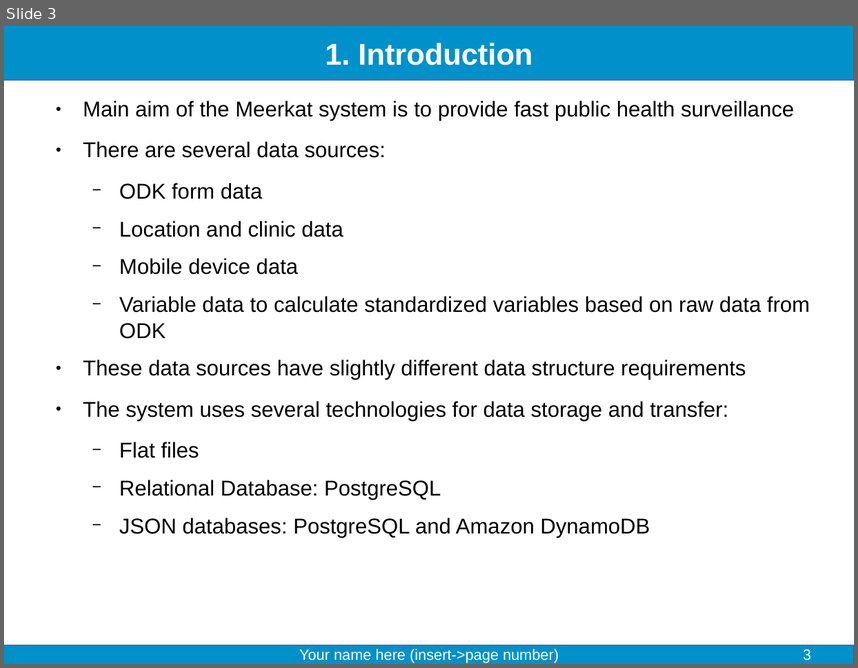
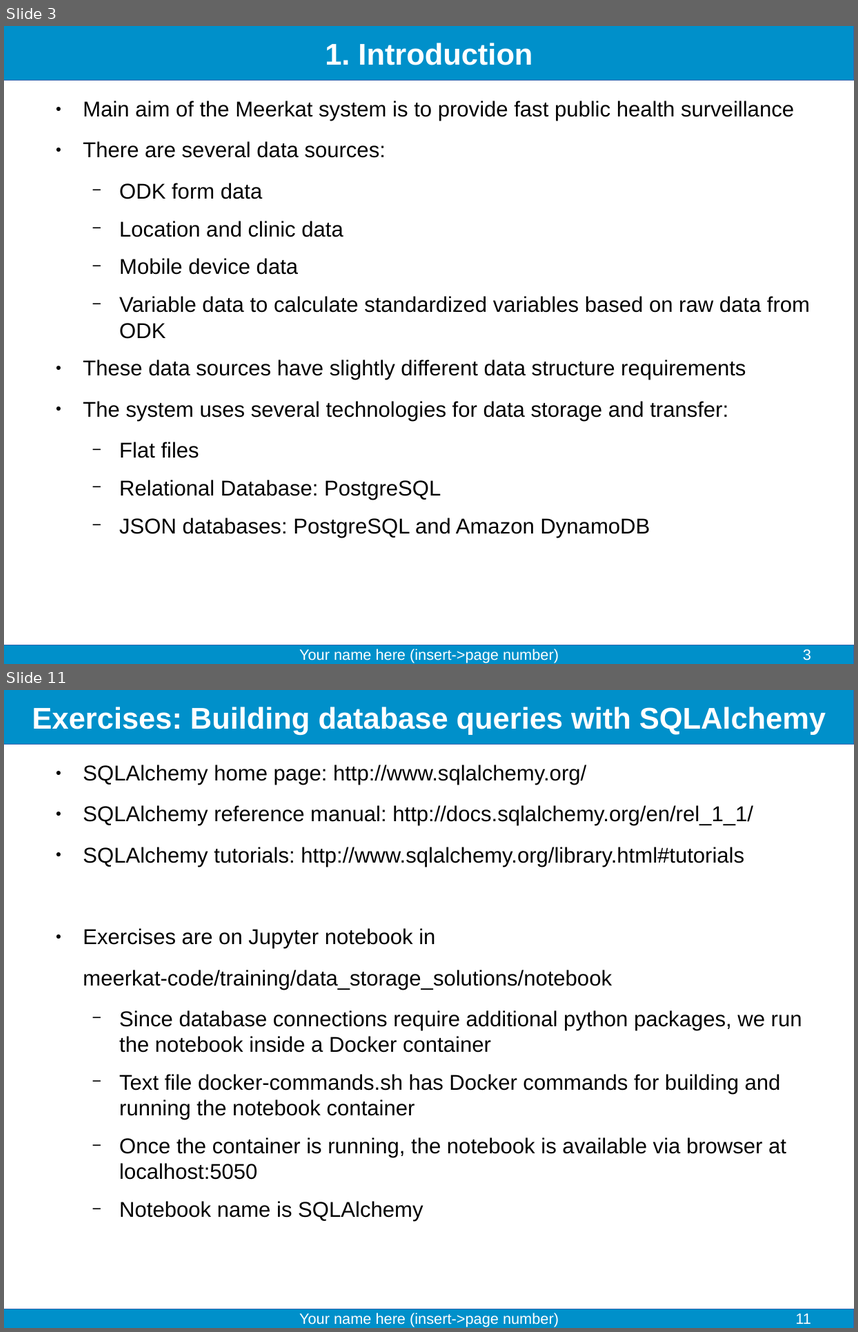
Before and after one commit to fjelltopp/training, a slide deck: data_storage_solutions/Data storage solutions.odp. Shown one above the other, each under a label of ours: slide 3 before the commit, slides 3 and 11 after it; the slides between them are not shown. The pictures are 858x668 and 858x1332 pixels, drawn with LibreOffice and Linux fonts; fonts in the diff are those of the drawing. Boxes give left, top, right and bottom in pixels: in the first picture for what was removed or moved away, otherwise in the second. Text is boxed around its words. In the diff, an @@ line names an element or a change of style, - is before the commit and + after.

Commit message:
Add data storage solutions exercises and system exercises

```diff
--- a/data_storage_solutions/Data storage solutions.odp
+++ b/data_storage_solutions/Data storage solutions.odp
@@ slide 11 added at (4, 690, 854, 1328), background #FFFFFF; not listed: 2 template elements that a slide beside it also shows @@
@@ title added at (32, 707, 826, 735), 28 pt, text #FFFFFF, bold @@
+Exercises: Building database queries with SQLAlchemy
@@ text added at (83, 765, 802, 1179), 20 pt, text #000000 @@
+● SQLAlchemy home page: http://www.sqlalchemy.org/
+● SQLAlchemy reference manual: http://docs.sqlalchemy.org/en/rel_1_1/
+● SQLAlchemy tutorials: http://www.sqlalchemy.org/library.html#tutorials
+● Exercises are on Jupyter notebook in
+meerkat-code/training/data_storage_solutions/notebook
+  − Since database connections require additional python packages, we run the notebook inside a Docker container
+  − Text file docker-commands.sh has Docker commands for building and running the notebook container
+  − Once the container is running, the notebook is available via browser at localhost:5050
+  − Notebook name is SQLAlchemy
@@ text added at (299, 1312, 559, 1326), 14 pt, text #FFFFFF @@
+Your name here (insert->page number)
@@ page number added at (795, 1313, 811, 1323), 14 pt, text #FFFFFF @@
+11
```
Also in this commit, not shown: 6 slides changed, 2 other slides added, 10 other files.
